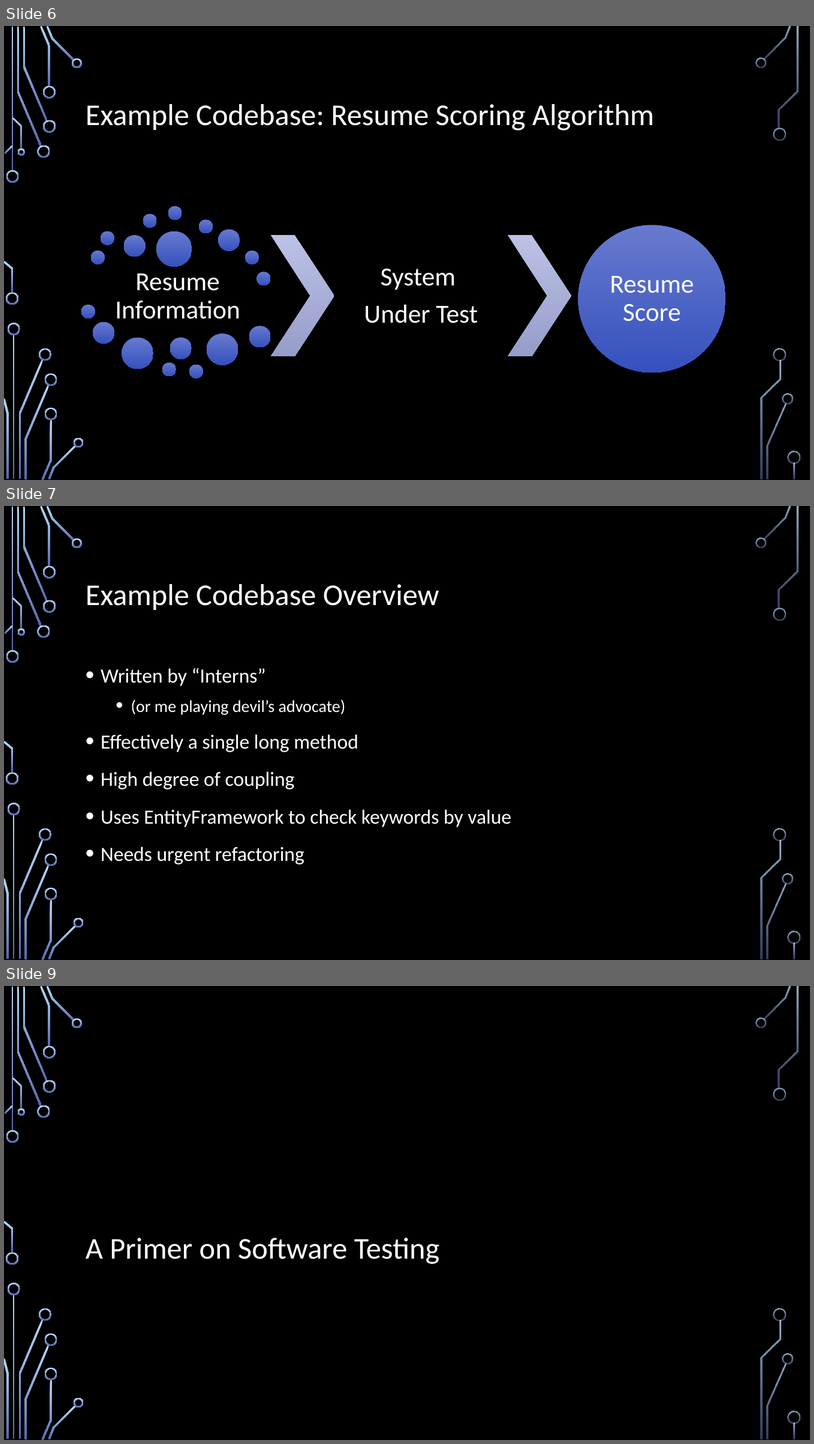
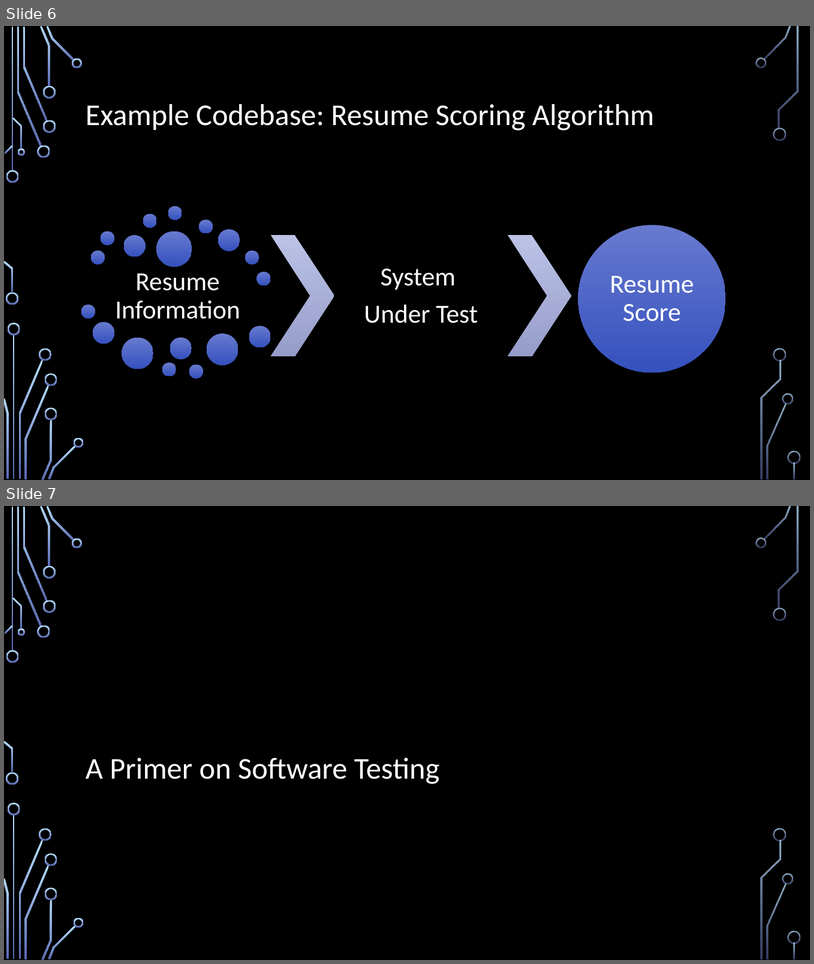
Before and after one commit to IntegerMan/SoftwareQualityTalk, a slide deck: Software Quality Recipes for Legacy.pptx. Shown one above the other, each under a label of ours: slides 6, 7 and 9 before the commit, slides 6 and 7 after it; the slides between them are not shown. The pictures are 814x1444 and 814x964 pixels, drawn with LibreOffice and Linux fonts; fonts in the diff are those of the drawing; background and template pictures are left out. Boxes give left, top, right and bottom in pixels: in the first picture for what was removed or moved away, otherwise in the second. Text is boxed around its words. In the diff, an @@ line names an element or a change of style, - is before the commit and + after.

```diff
--- a/Software Quality Recipes for Legacy.pptx
+++ b/Software Quality Recipes for Legacy.pptx
@@ slide 7 removed at (4, 506, 810, 960), background picture (left out); not listed: 36 template elements that a slide beside it also shows @@
@@ title removed at (86, 584, 440, 610) @@
-Example Codebase Overview
@@ text removed at (101, 668, 512, 864) @@
-• Written by “Interns”
-  • (or me playing devil’s advocate)
-• Effectively a single long method
-• High degree of coupling
-• Uses EntityFramework to check keywords by value
-• Needs urgent refactoring
@@ what was slide 9 is now slide 7 @@
```
Also in this commit, not shown: 9 slides changed, 7 slides added, 4 other slides removed, 4 other files.
